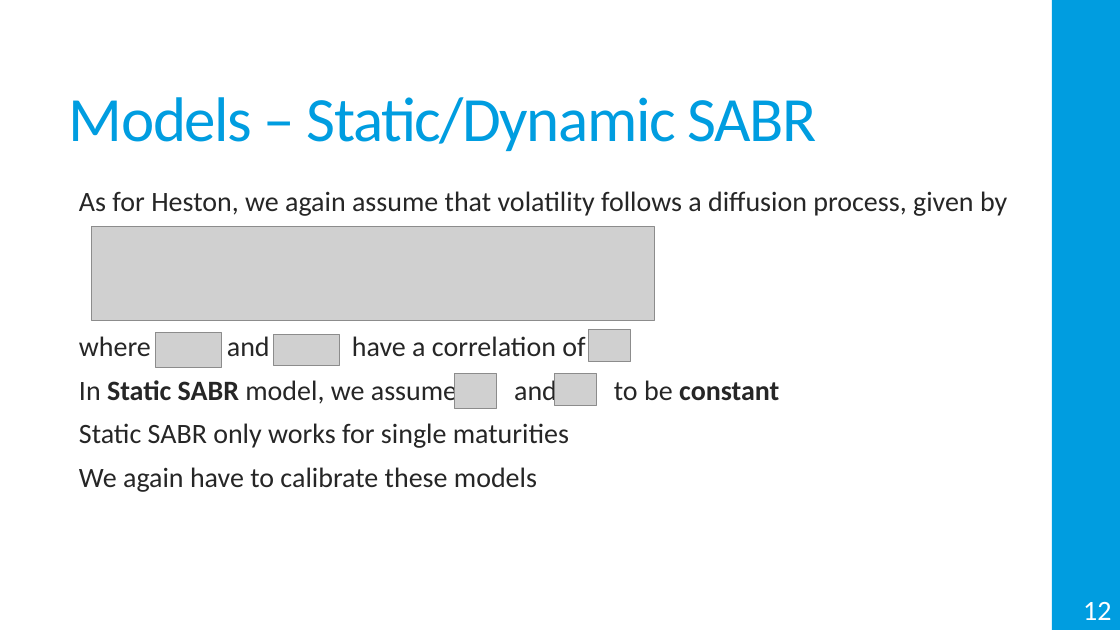
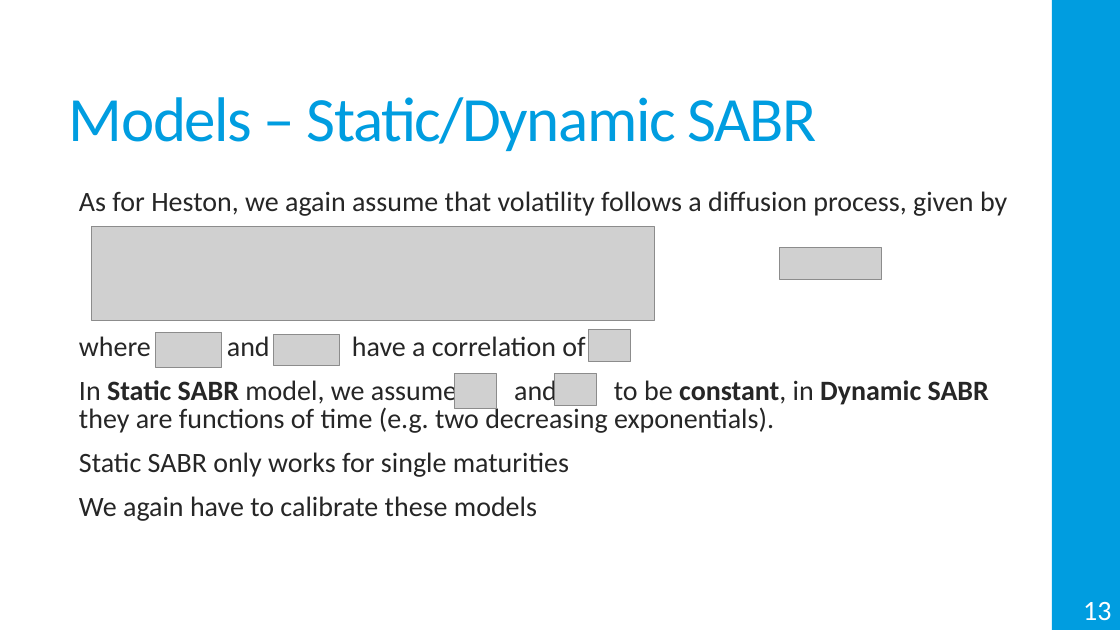
Before and after one commit to Miguel-Ribeiro-IST/Thesis, a slide deck: slide 14 of Presentation.pptx (slide 13 before the commit). Drawn at 1120x630 pixels with LibreOffice and Linux fonts; fonts in the diff are those of the drawing; grey boxes stand for pictures. Boxes give left, top, right and bottom in pixels: in the first picture for what was removed or moved away, otherwise in the second. Text is boxed around its words. In the diff, an @@ line names an element or a change of style, - is before the commit and + after.

```diff
--- a/Presentation.pptx
+++ b/Presentation.pptx
@@ picture added at [780, 248, 881, 280] @@
@@ text at [79, 377, 989, 433]: text changed @@
-  In Static SABR model, we assume and to be constant
+  In Static SABR model, we assume and to be constant, in Dynamic SABR they are functions of time (e.g. two decreasing exponentials).
@@ page number at [1083, 602, 1111, 621]: text changed @@
-12
+13
```
Also in this commit, not shown: 11 other slides changed, 14 slides added, 5 other files.
